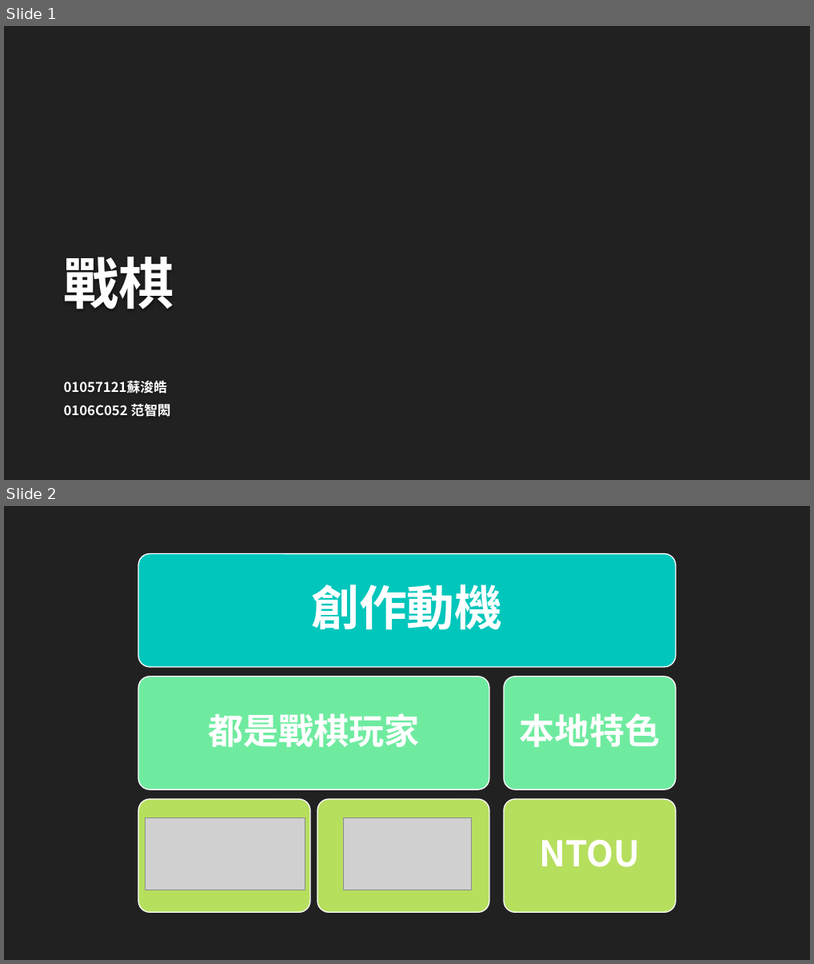
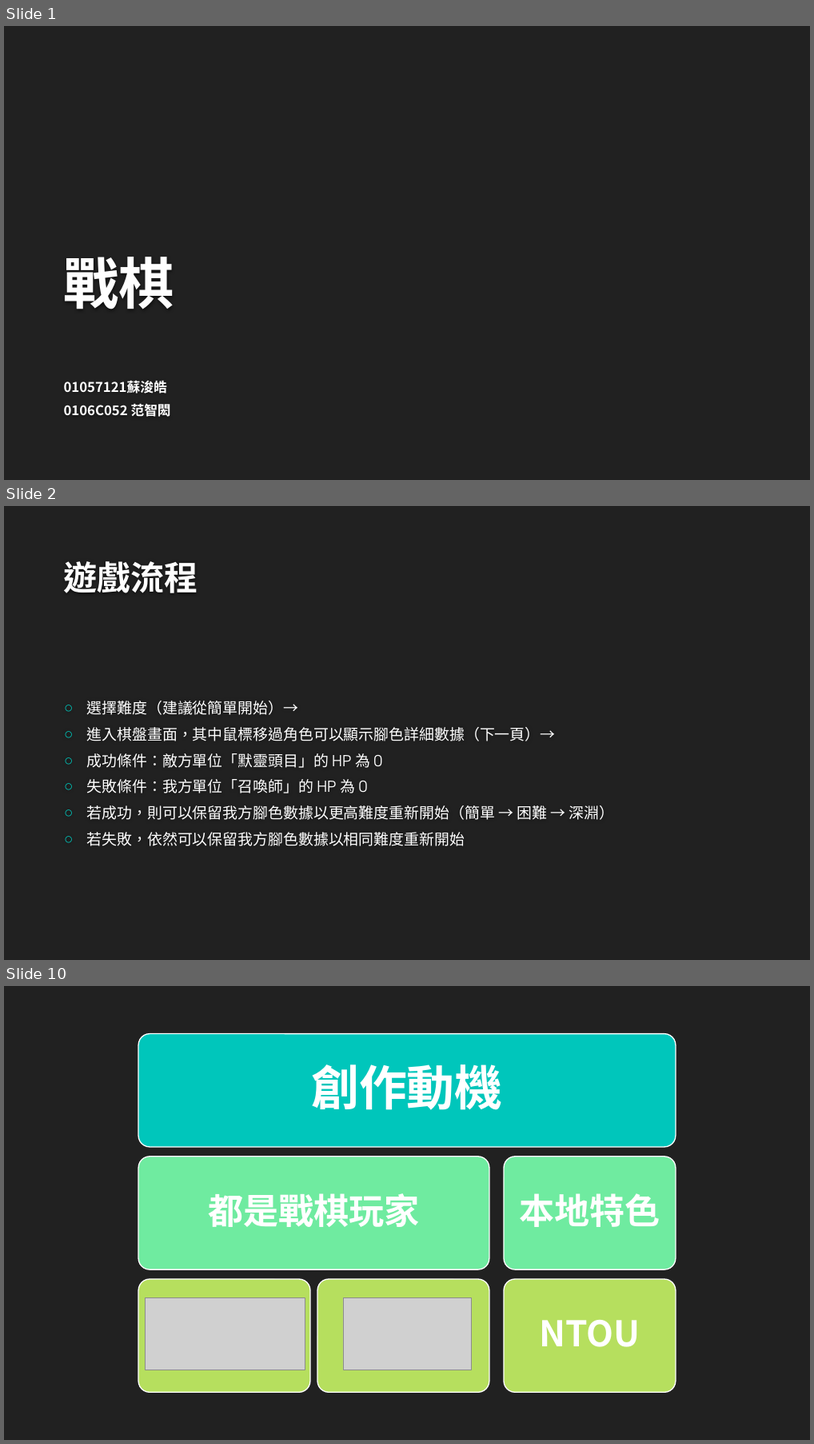
Before and after one commit to R1Vix/tRPG, a slide deck: 說明.pptx. Shown one above the other, each under a label of ours: slides 1 and 2 before the commit, slides 1, 2 and 10 after it; the slides between them are not shown. The pictures are 814x964 and 814x1444 pixels, drawn with LibreOffice and Linux fonts; fonts in the diff are those of the drawing; grey boxes stand for pictures; background and template pictures are left out. Boxes give left, top, right and bottom in pixels: in the first picture for what was removed or moved away, otherwise in the second. Text is boxed around its words. In the diff, an @@ line names an element or a change of style, - is before the commit and + after.

```diff
--- a/說明.pptx
+++ b/說明.pptx
@@ slide 2 added at <box>4,506,810,960</box>, background #212121 @@
@@ title added at <box>64,561,198,593</box>, 40 pt, text #FEFEFE, bold @@
+遊戲流程
@@ text added at <box>87,700,614,846</box>, 18 pt, text #FFFFFF @@
+○ 選擇難度（建議從簡單開始）→
+○ 進入棋盤畫面，其中鼠標移過角色可以顯示腳色詳細數據（下一頁）→
+○ 成功條件：敵方單位「默靈頭目」的 HP 為 0
+○ 失敗條件：我方單位「召喚師」的 HP 為 0
+○ 若成功，則可以保留我方腳色數據以更高難度重新開始（簡單 → 困難 → 深淵）
+○ 若失敗，依然可以保留我方腳色數據以相同難度重新開始
@@ what was slide 2 is now slide 10 @@
```
Also in this commit, not shown: 1 slide changed, 7 other slides added, 1 slide removed.
